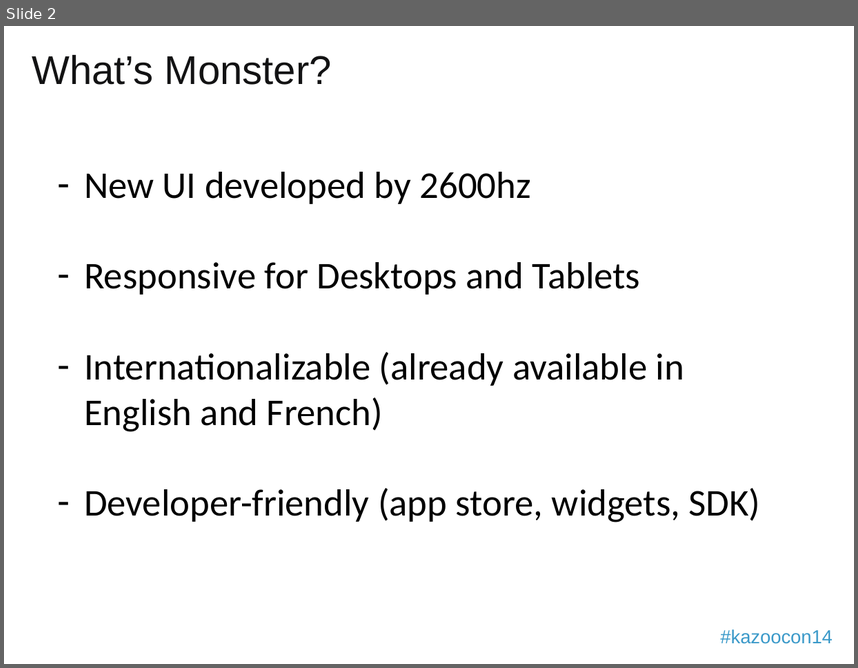
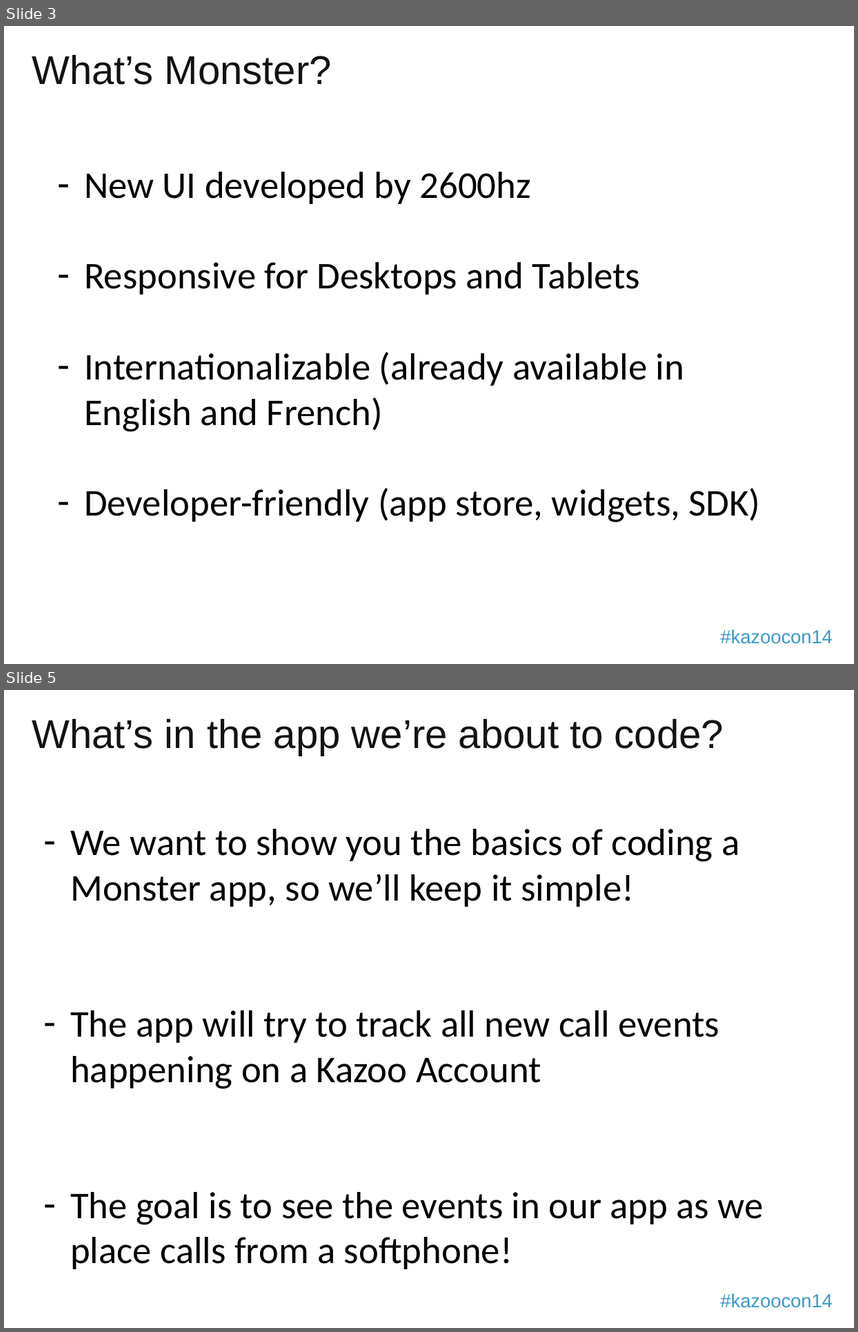
Before and after one commit to 2600hz/monster-ui, a slide deck: apps/demo_done/presentation.pptx. Shown one above the other, each under a label of ours: slide 2 before the commit, slides 3 and 5 after it; the slides between them are not shown. The pictures are 858x668 and 858x1332 pixels, drawn with LibreOffice and Linux fonts; fonts in the diff are those of the drawing; background and template pictures are left out. Boxes give left, top, right and bottom in pixels: in the first picture for what was removed or moved away, otherwise in the second. Text is boxed around its words. In the diff, an @@ line names an element or a change of style, - is before the commit and + after.

```diff
--- a/apps/demo_done/presentation.pptx
+++ b/apps/demo_done/presentation.pptx
@@ slide 5 added at <box>4,690,854,1328</box>, background picture (left out); not listed: 1 template element that a slide beside it also shows @@
@@ title added at <box>32,719,724,756</box>, 34 pt, text #121213 @@
+What’s in the app we’re about to code?
@@ text added at <box>70,829,764,1269</box>, 32 pt, text #000000 @@
+– We want to show you the basics of coding a Monster app, so we’ll keep it simple!
+– The app will try to track all new call events happening on a Kazoo Account
+– The goal is to see the events in our app as we place calls from a softphone!
@@ what was slide 2 is now slide 3 @@
```
Also in this commit, not shown: 2 slides changed, 15 other slides added, 1 slide removed.
